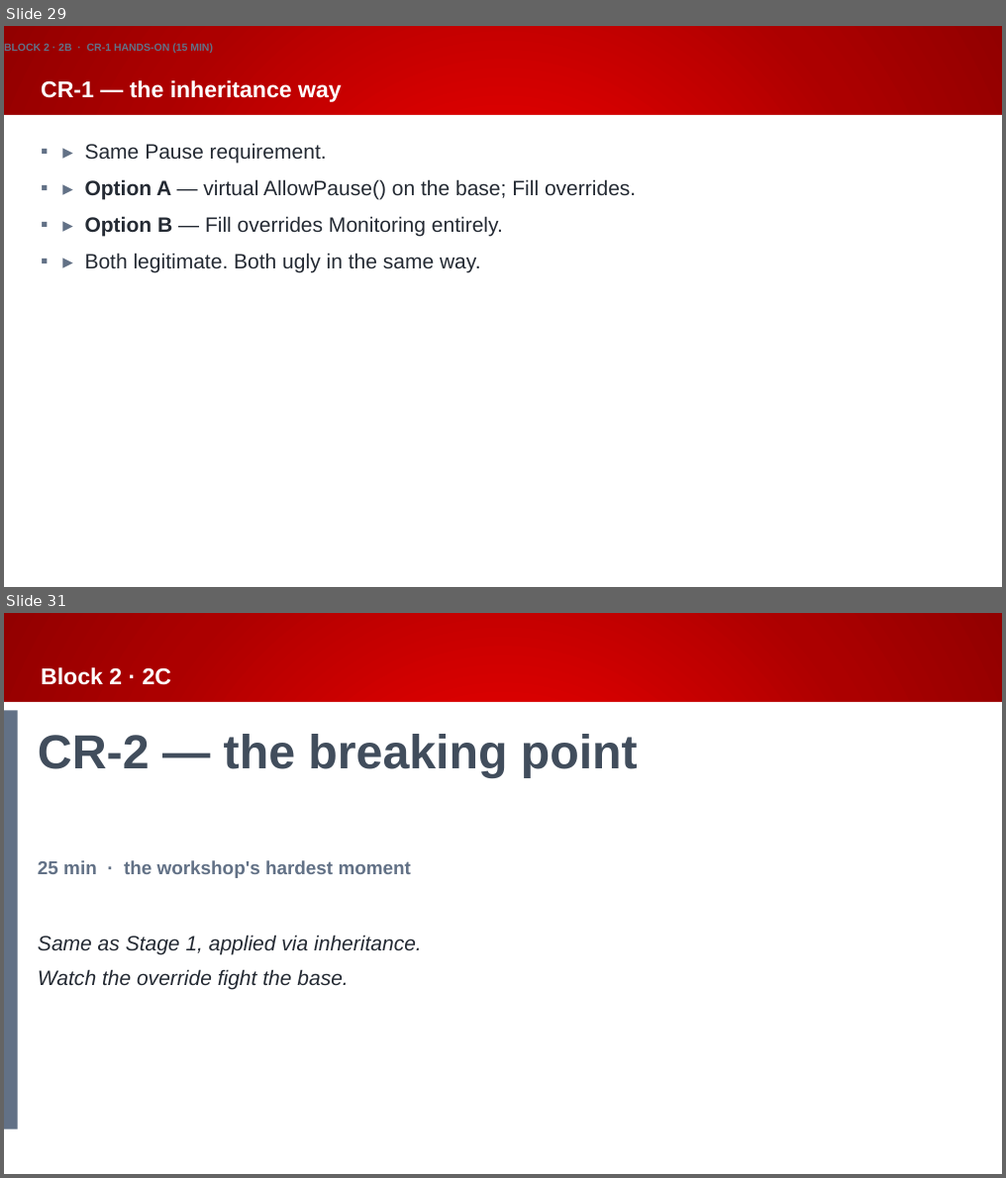
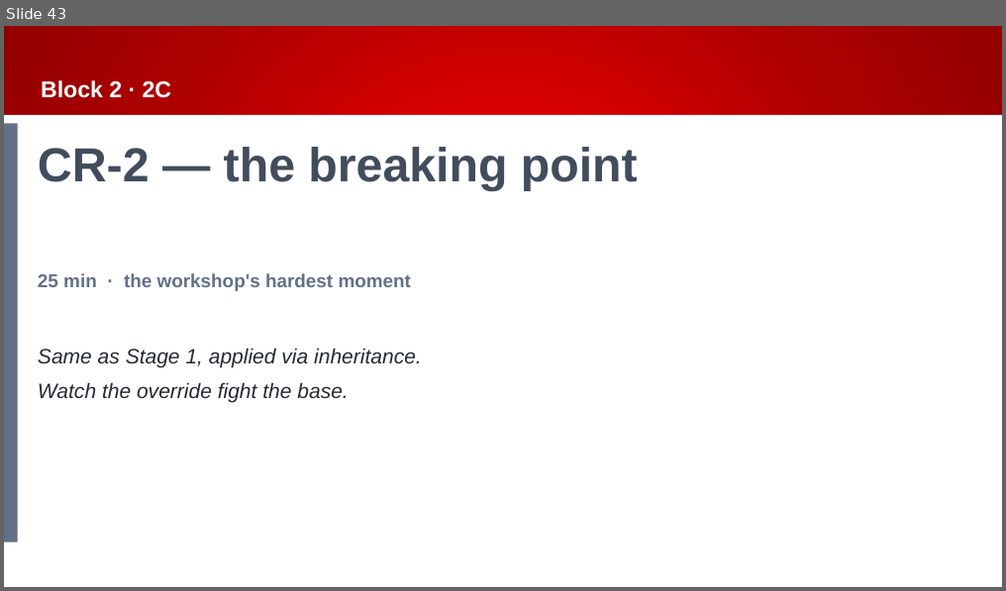
Before and after one commit to Beckhoff-USA-Community/Procedural_To_SOLID, a slide deck: presentation/NEM2026_workshop.pptx. Shown one above the other, each under a label of ours: slides 29 and 31 before the commit, slide 43 after it; the slides between them are not shown. The pictures are 1006x1178 and 1006x591 pixels, drawn with LibreOffice and Linux fonts; fonts in the diff are those of the drawing; background and template pictures are left out. Boxes give left, top, right and bottom in pixels: in the first picture for what was removed or moved away, otherwise in the second. Text is boxed around its words. In the diff, an @@ line names an element or a change of style, - is before the commit and + after.

```diff
--- a/presentation/NEM2026_workshop.pptx
+++ b/presentation/NEM2026_workshop.pptx
@@ slide 29 removed at (x1=4, y1=26, x2=1002, y2=587), background gradient #EF0000 to #AC0000 to #920000; not listed: 1 template element that a slide beside it also shows @@
@@ text removed at (x1=4, y1=43, x2=213, y2=53) @@
-BLOCK 2 · 2B · CR-1 HANDS-ON (15 MIN)
@@ title removed at (x1=41, y1=80, x2=342, y2=102) @@
-CR-1 — the inheritance way
@@ text removed at (x1=85, y1=143, x2=636, y2=273) @@
-▪ ▸ Same Pause requirement.
-▪ ▸ Option A — virtual AllowPause() on the base; Fill overrides.
-▪ ▸ Option B — Fill overrides Monitoring entirely.
-▪ ▸ Both legitimate. Both ugly in the same way.
@@ what was slide 31 is now slide 43 @@
```
Also in this commit, not shown: 22 slides changed, 15 slides added.
